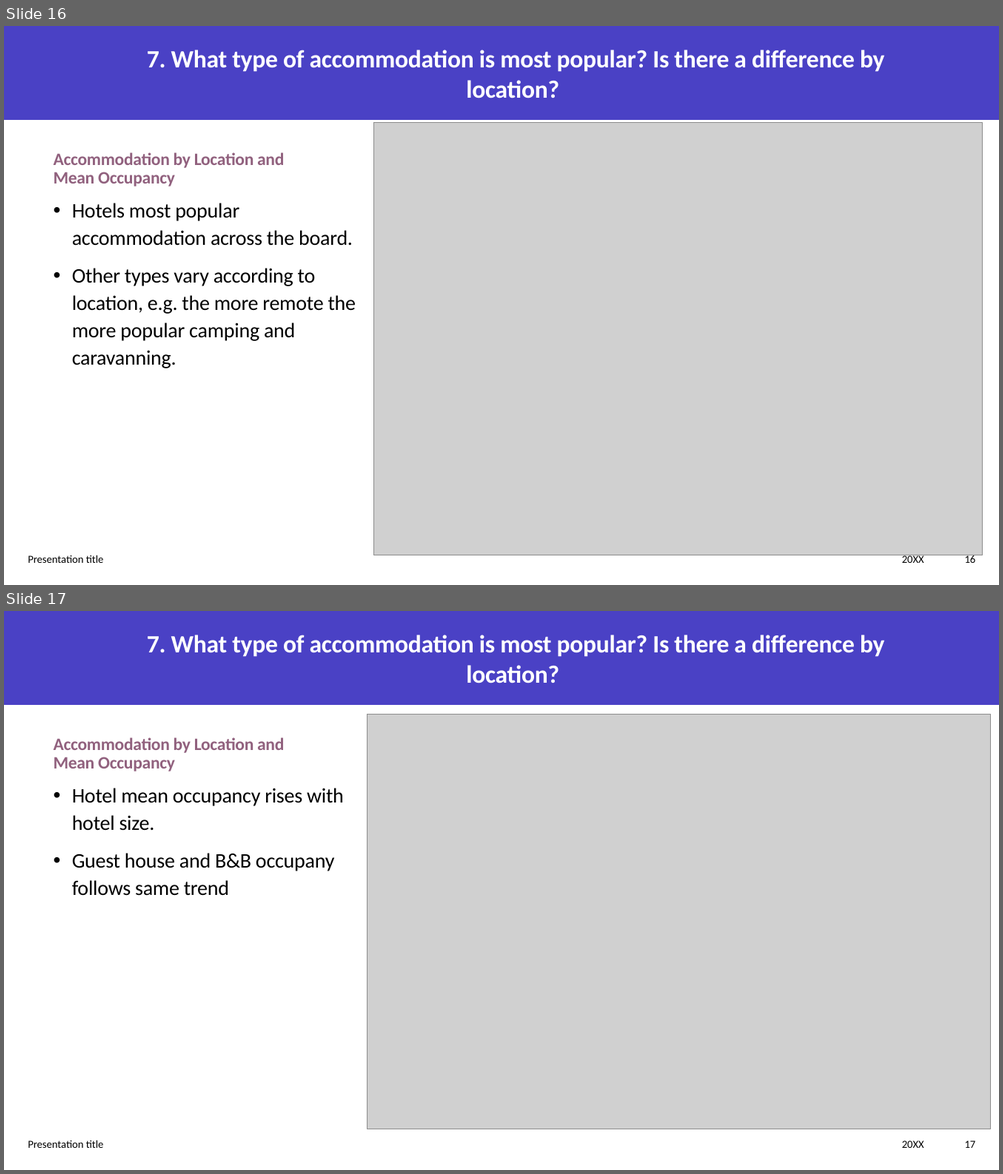
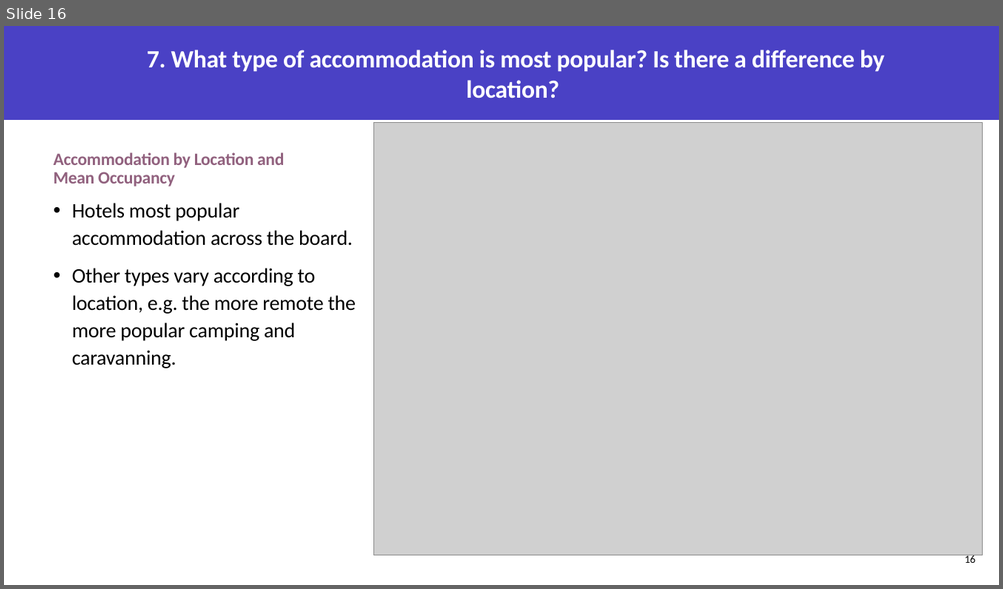
Before and after one commit to neilplenderleith/final_project_visit_scotland, a slide deck: Presentation/final_project_presentation.pptx. Shown one above the other, each under a label of ours: slides 16 and 17 before the commit, slide 16 after it. The pictures are 1003x1174 and 1003x589 pixels, drawn with LibreOffice and Linux fonts; fonts in the diff are those of the drawing; grey boxes stand for pictures. Boxes give left, top, right and bottom in pixels: in the first picture for what was removed or moved away, otherwise in the second. Text is boxed around its words. In the diff, an @@ line names an element or a change of style, - is before the commit and + after.

```diff
--- a/Presentation/final_project_presentation.pptx
+++ b/Presentation/final_project_presentation.pptx
@@ slide 17 removed at <box>4,611,999,1170</box>, background #FFFFFF; not listed: 1 template element that a slide beside it also shows @@
@@ title removed at <box>147,635,884,684</box> @@
-7. What type of accommodation is most popular? Is there a difference by location?
@@ picture removed at <box>367,714,990,1130</box> @@
@@ text removed at <box>54,738,284,772</box> @@
-Accommodation by Location and Mean Occupancy
@@ text removed at <box>72,788,344,896</box> @@
-• Hotel mean occupancy rises with hotel size.
-• Guest house and B&B occupany follows same trend
@@ text removed at <box>28,1140,104,1148</box> @@
-Presentation title
@@ text removed at <box>902,1141,924,1148</box> @@
-20XX
@@ page number removed at <box>965,1141,976,1148</box> @@
-17
@@ slide 16 changed as well @@
@@ text removed at <box>28,555,104,563</box> @@
-Presentation title
@@ text removed at <box>902,554,924,563</box> @@
-20XX
```
Also in this commit, not shown: 18 other slides changed, 2 other files.
